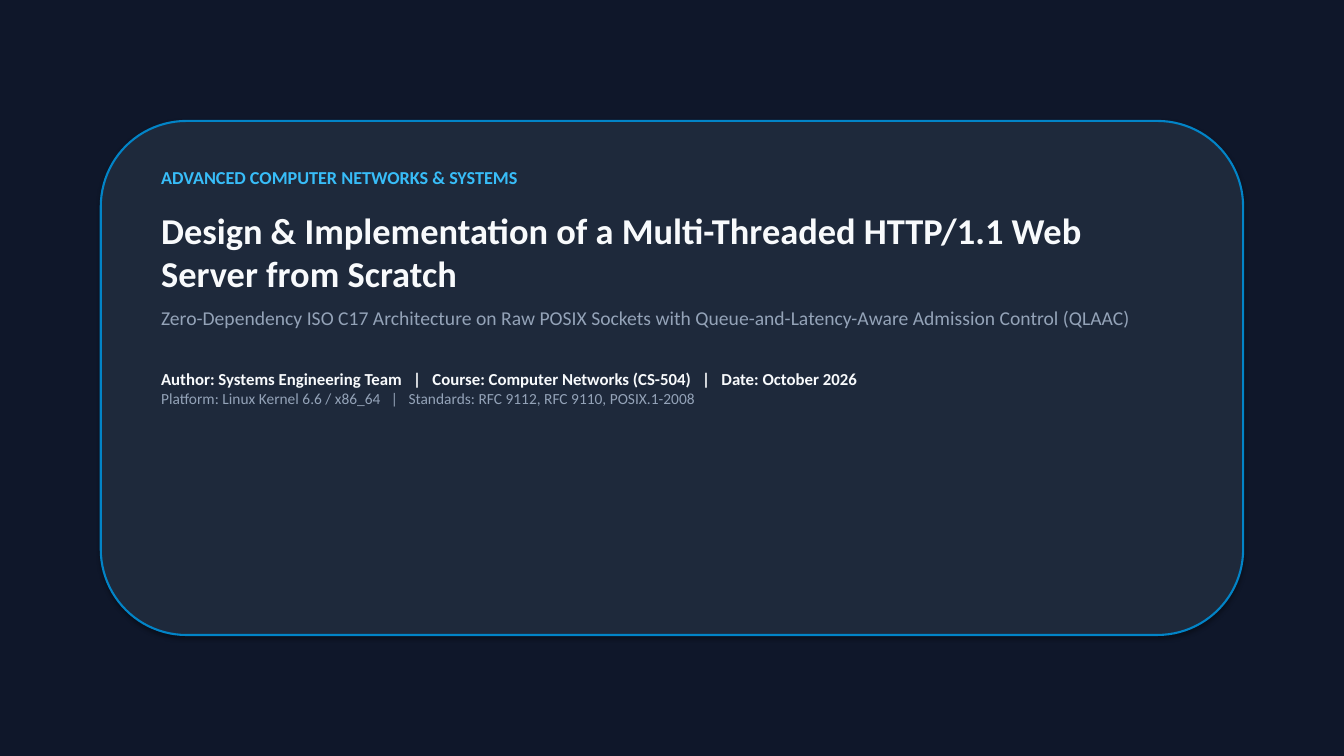
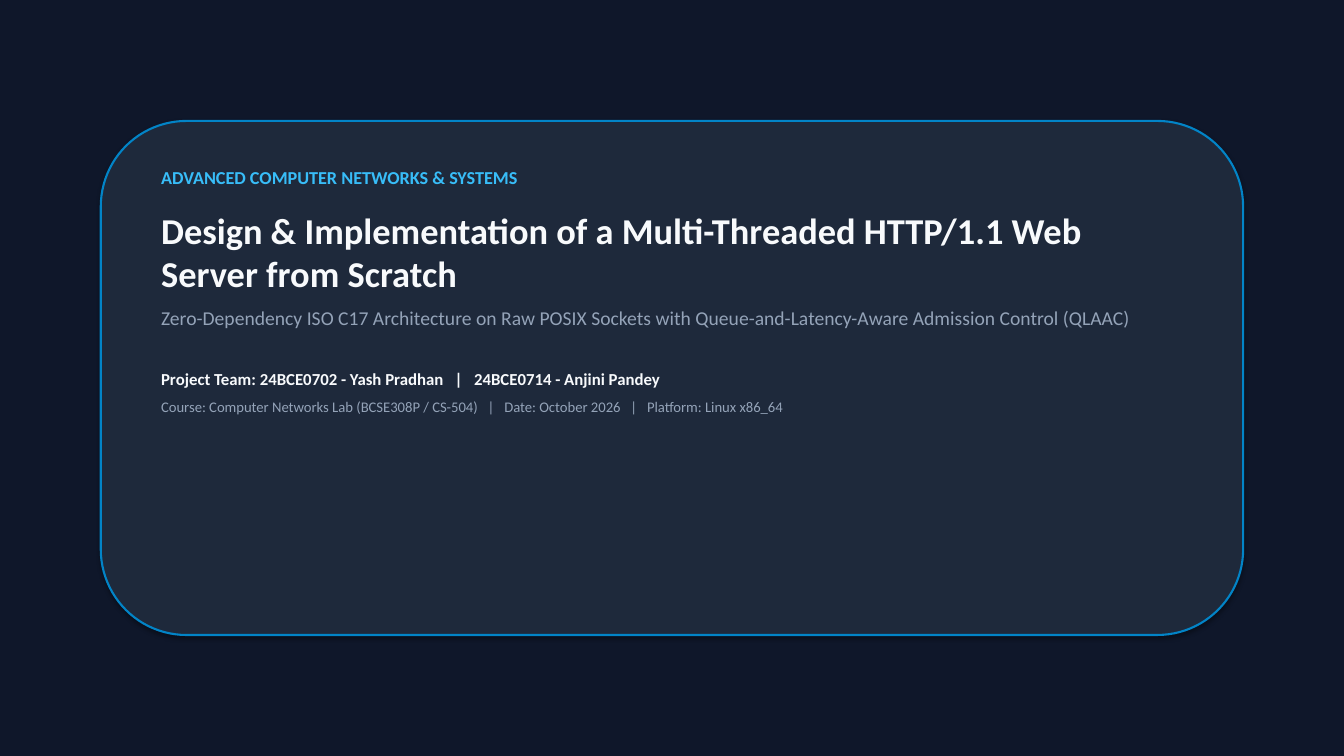
Before and after one commit to jini0703/Design_and_Implementation_of_a_Multi-Threaded_HTTP-1.1_Web_Server_from_Scratch_Using_Raw_TCP_Sockets, a slide deck: slide 1 of deliverables/presentation/HTTP11_Web_Server_Project_Presentation.pptx. Drawn at 1344x756 pixels with LibreOffice and Linux fonts; fonts in the diff are those of the drawing. Boxes give left, top, right and bottom in pixels: in the first picture for what was removed or moved away, otherwise in the second. Text is boxed around its words. In the diff, an @@ line names an element or a change of style, - is before the commit and + after.

Commit message:
Update project team details and improve README

```diff
--- a/deliverables/presentation/HTTP11_Web_Server_Project_Presentation.pptx
+++ b/deliverables/presentation/HTTP11_Web_Server_Project_Presentation.pptx
@@ text at bbox=[161, 373, 783, 414]: text changed; size 12 to 10.5 pt; text colour #F8FAFC to #94A3B8; bold off @@
-Author: Systems Engineering Team | Course: Computer Networks (CS-504) | Date: October 2026
-Platform: Linux Kernel 6.6 / x86_64 | Standards: RFC 9112, RFC 9110, POSIX.1-2008
+Project Team: 24BCE0702 - Yash Pradhan | 24BCE0714 - Anjini Pandey
+Course: Computer Networks Lab (BCSE308P / CS-504) | Date: October 2026 | Platform: Linux x86_64
```
Also in this commit, not shown: 10 other files.
